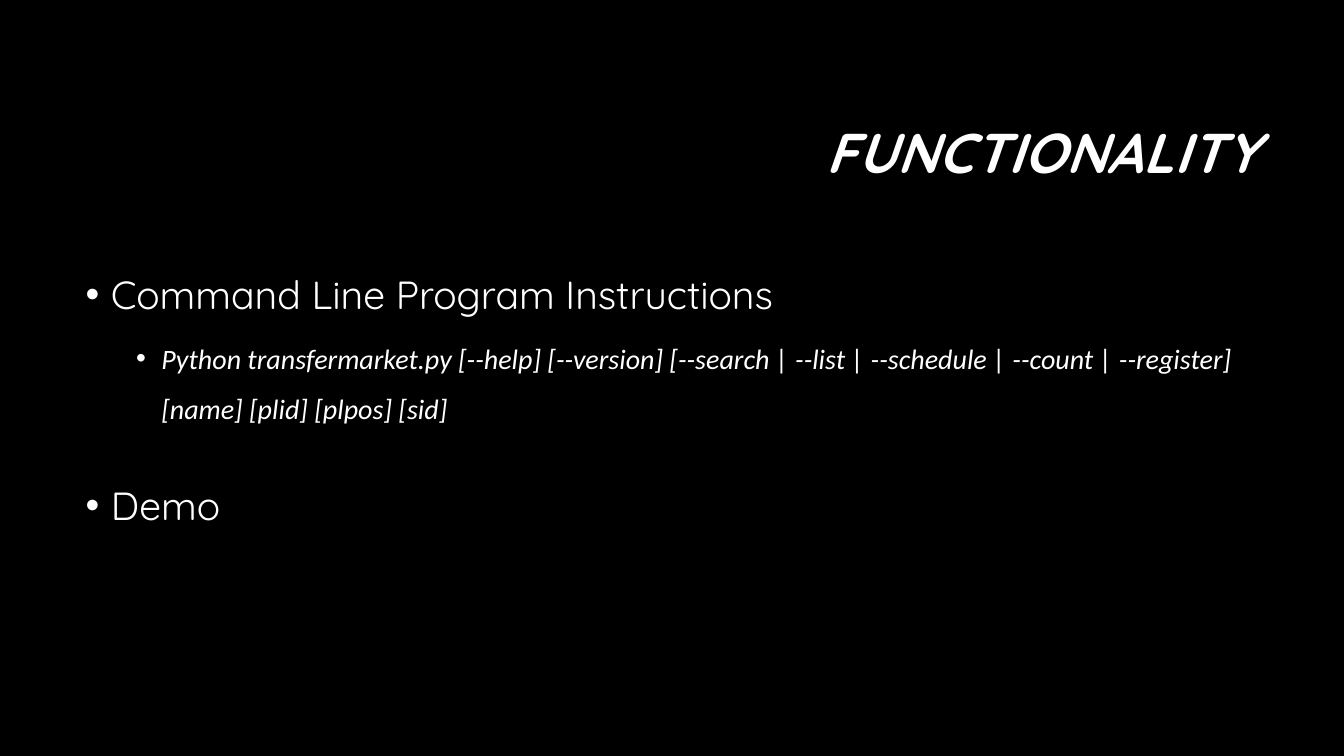
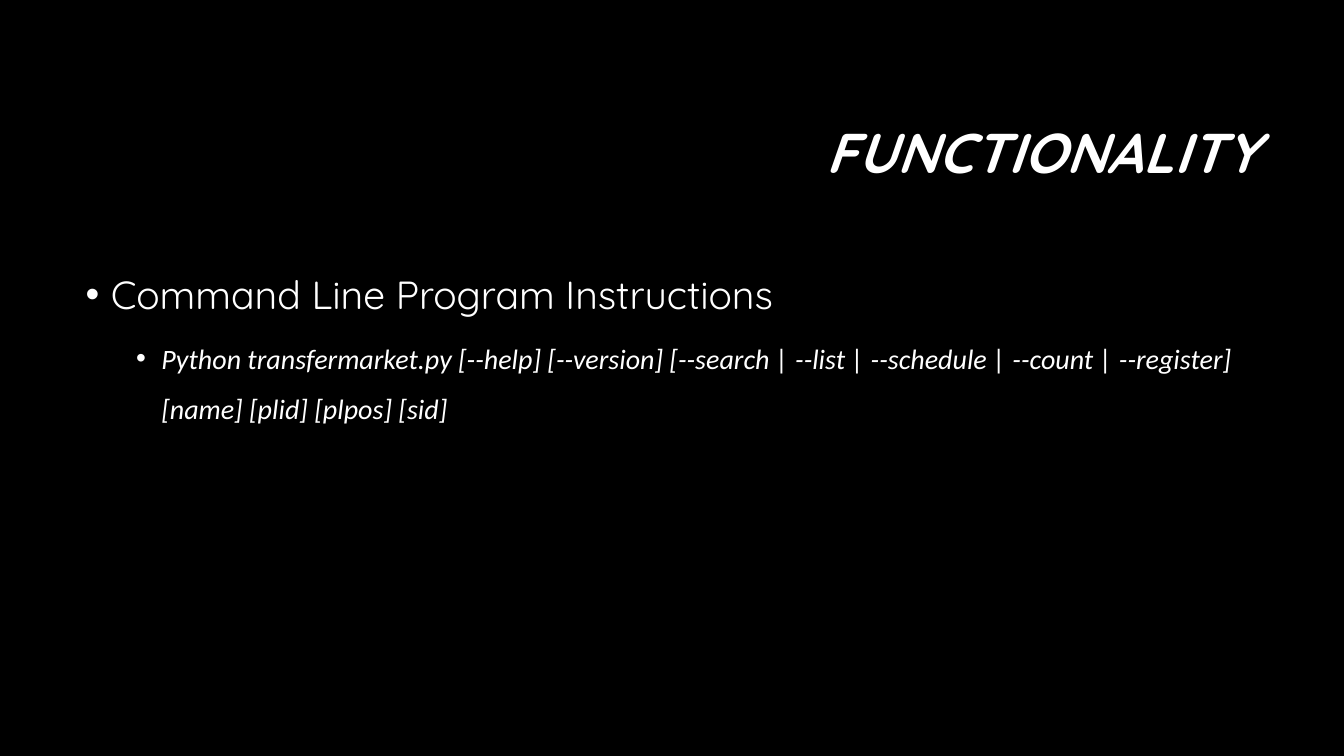
Before and after one commit to leojo95/Database, a slide deck: slide 5 of Football Club Transfer market Management system.pptx. Drawn at 1344x756 pixels with LibreOffice and Linux fonts; fonts in the diff are those of the drawing; background and template pictures are left out. Boxes give left, top, right and bottom in pixels: in the first picture for what was removed or moved away, otherwise in the second. Text is boxed around its words. In the diff, an @@ line names an element or a change of style, - is before the commit and + after.

```diff
--- a/Football Club Transfer market Management system.pptx
+++ b/Football Club Transfer market Management system.pptx
@@ text at box(111, 492, 220, 521): paragraph removed @@
-• Demo
```
Also in this commit, not shown: 2 other slides changed, 3 slides added.
